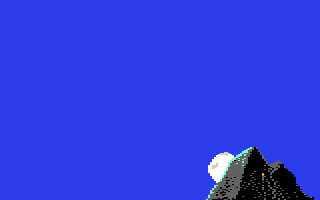
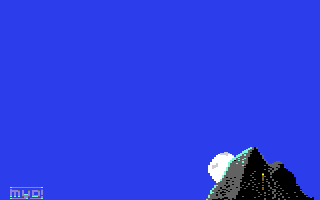
Layer changes from the first 320×200 image to the second:
painted on "Hintergrund" over [10, 187, 43, 199]
